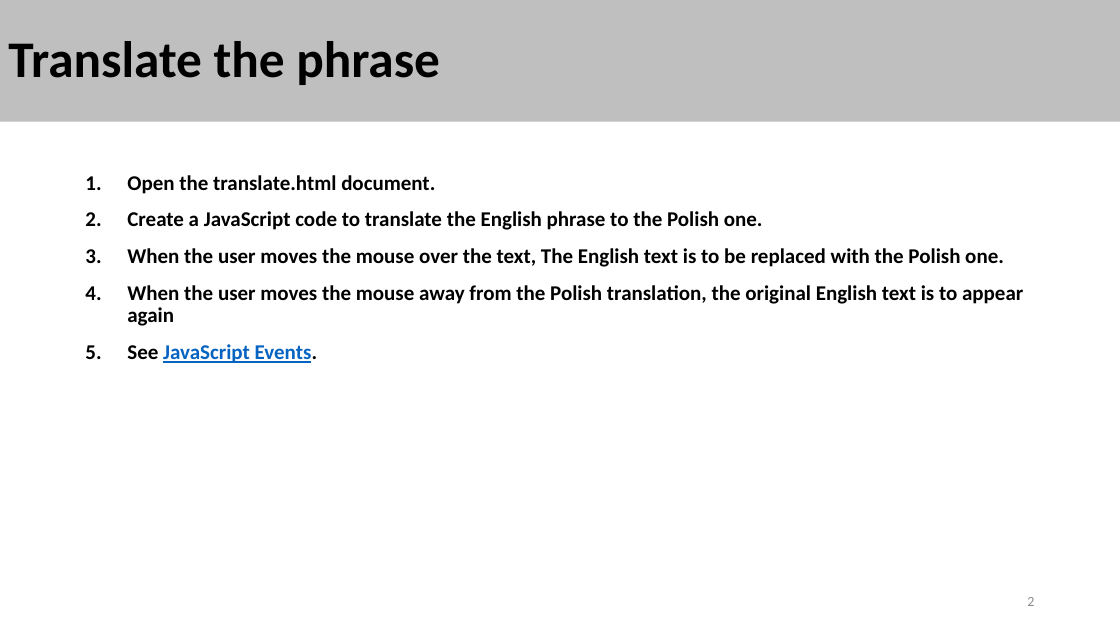
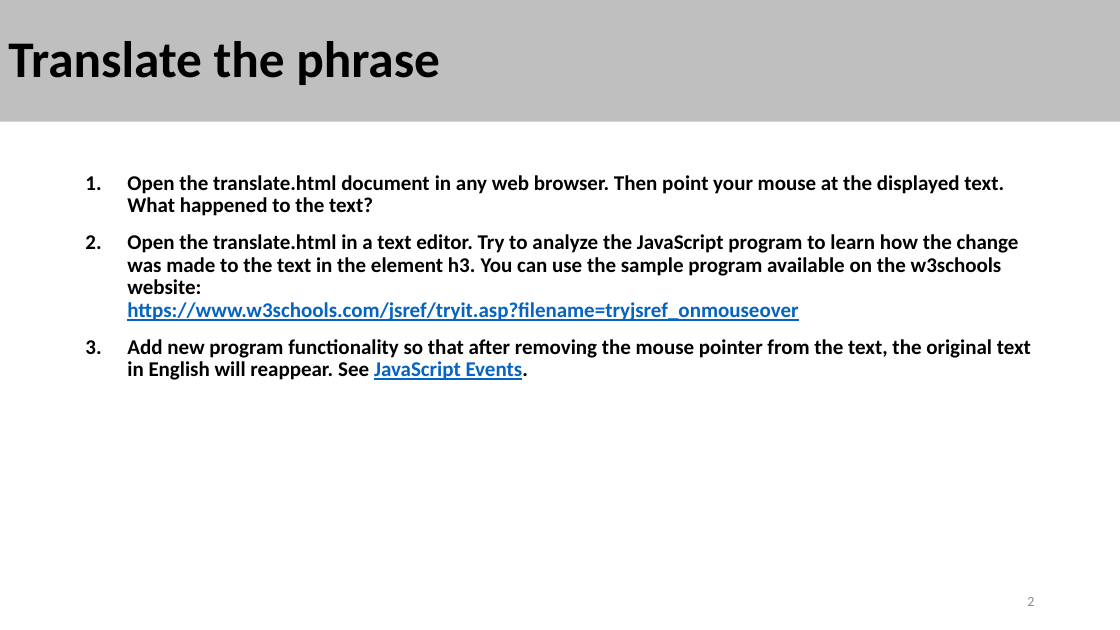
Before and after one commit to youaresoroman/edi, a slide deck: slide 2 of 04-DocumentObjectModel/DOM Excercises.pptx. Drawn at 1120x630 pixels with LibreOffice and Linux fonts; fonts in the diff are those of the drawing. Boxes give left, top, right and bottom in pixels: in the first picture for what was removed or moved away, otherwise in the second. Text is boxed around its words. In the diff, an @@ line names an element or a change of style, - is before the commit and + after.

```diff
--- a/04-DocumentObjectModel/DOM Excercises.pptx
+++ b/04-DocumentObjectModel/DOM Excercises.pptx
@@ text at (127,175,1031,380): text changed @@
-1. Open the translate.html document.
-2. Create a JavaScript code to translate the English phrase to the Polish one.
-3. When the user moves the mouse over the text, The English text is to be replaced with the Polish one.
-4. When the user moves the mouse away from the Polish translation, the original English text is to appear again
-5. See JavaScript Events.
+1. Open the translate.html document in any web browser. Then point your mouse at the displayed text. What happened to the text?
+2. Open the translate.html in a text editor. Try to analyze the JavaScript program to learn how the change was made to the text in the element h3. You can use the sample program available on the w3schools website:
+   https://www.w3schools.com/jsref/tryit.asp?filename=tryjsref_onmouseover
+3. Add new program functionality so that after removing the mouse pointer from the text, the original text in English will reappear. See JavaScript Events.
```
Also in this commit, not shown: 1 other file.
